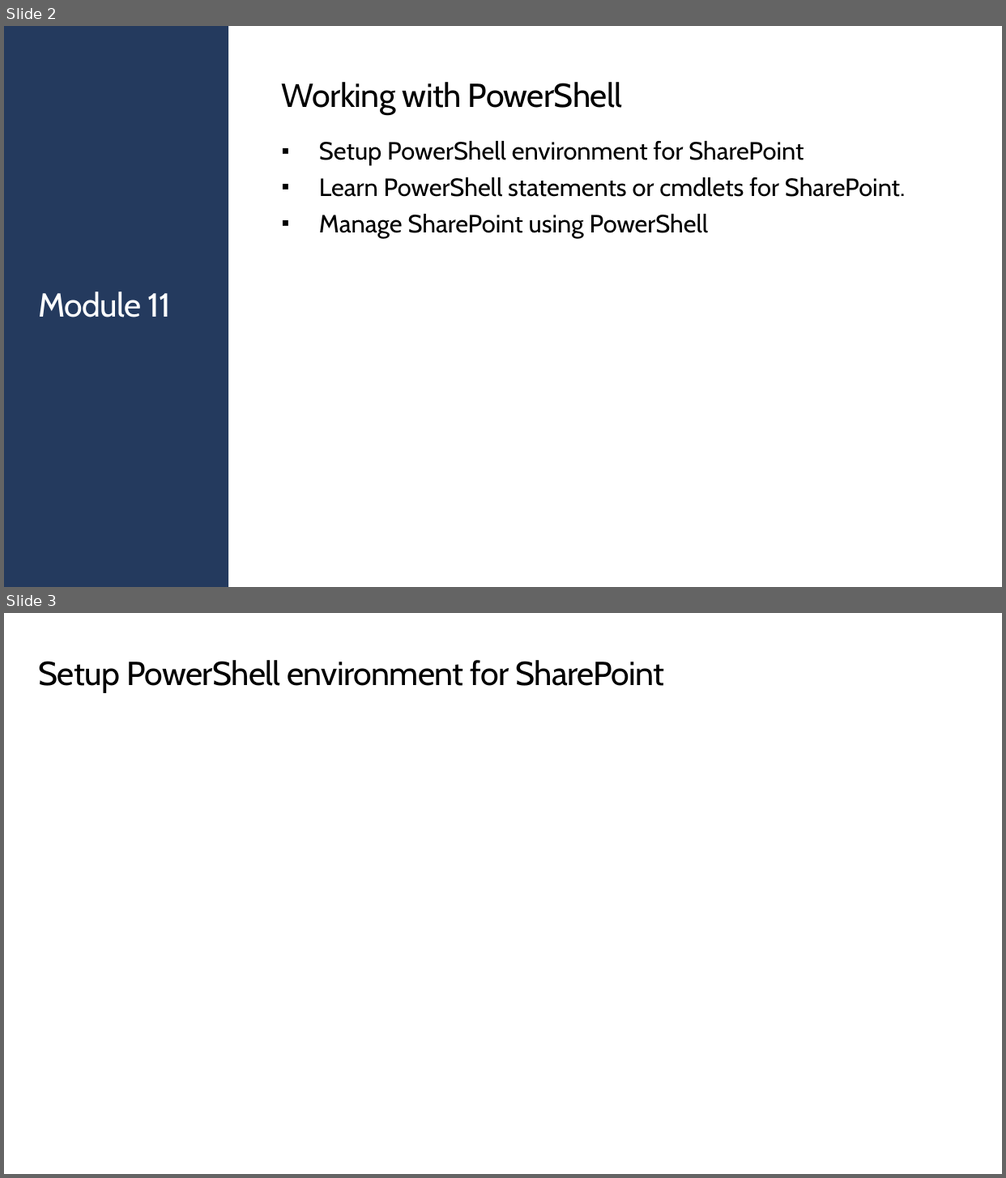
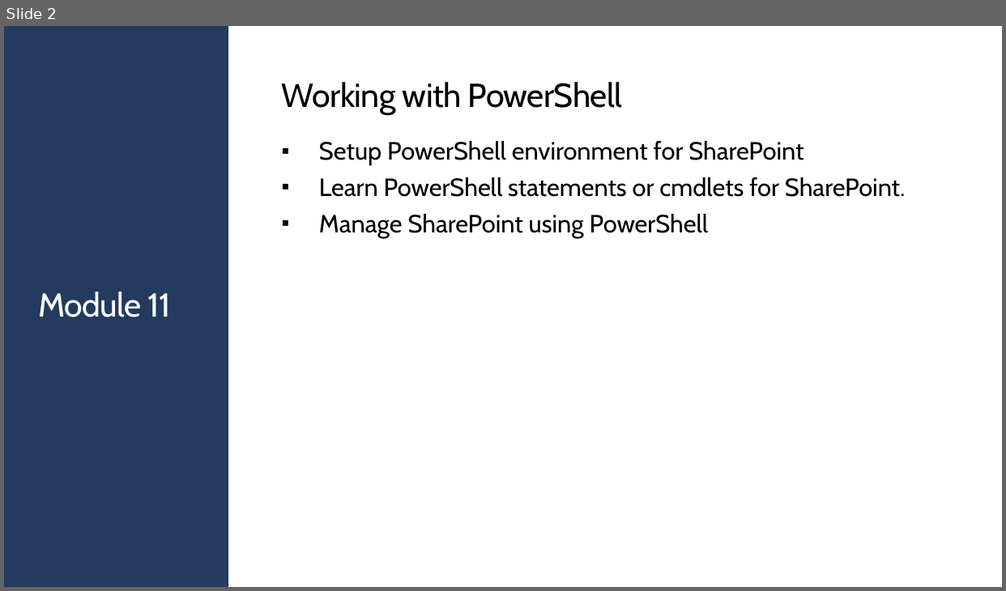
Before and after one commit to JPOWER4/SharePoint-2019-Training, a slide deck: Microsoft SharePoint 2019 Module 11.pptx. Shown one above the other, each under a label of ours: slides 2 and 3 before the commit, slide 2 after it. The pictures are 1006x1178 and 1006x591 pixels, drawn with LibreOffice and Linux fonts; fonts in the diff are those of the drawing. Boxes give left, top, right and bottom in pixels: in the first picture for what was removed or moved away, otherwise in the second. Text is boxed around its words. In the diff, an @@ line names an element or a change of style, - is before the commit and + after.

```diff
--- a/Microsoft SharePoint 2019 Module 11.pptx
+++ b/Microsoft SharePoint 2019 Module 11.pptx
@@ slide 3 removed at [4, 613, 1002, 1174], background #FFFFFF @@
@@ title removed at [38, 660, 664, 693] @@
-Setup PowerShell environment for SharePoint
```
Also in this commit, not shown: 6 slides added, 2 other slides removed, 1 other file.
